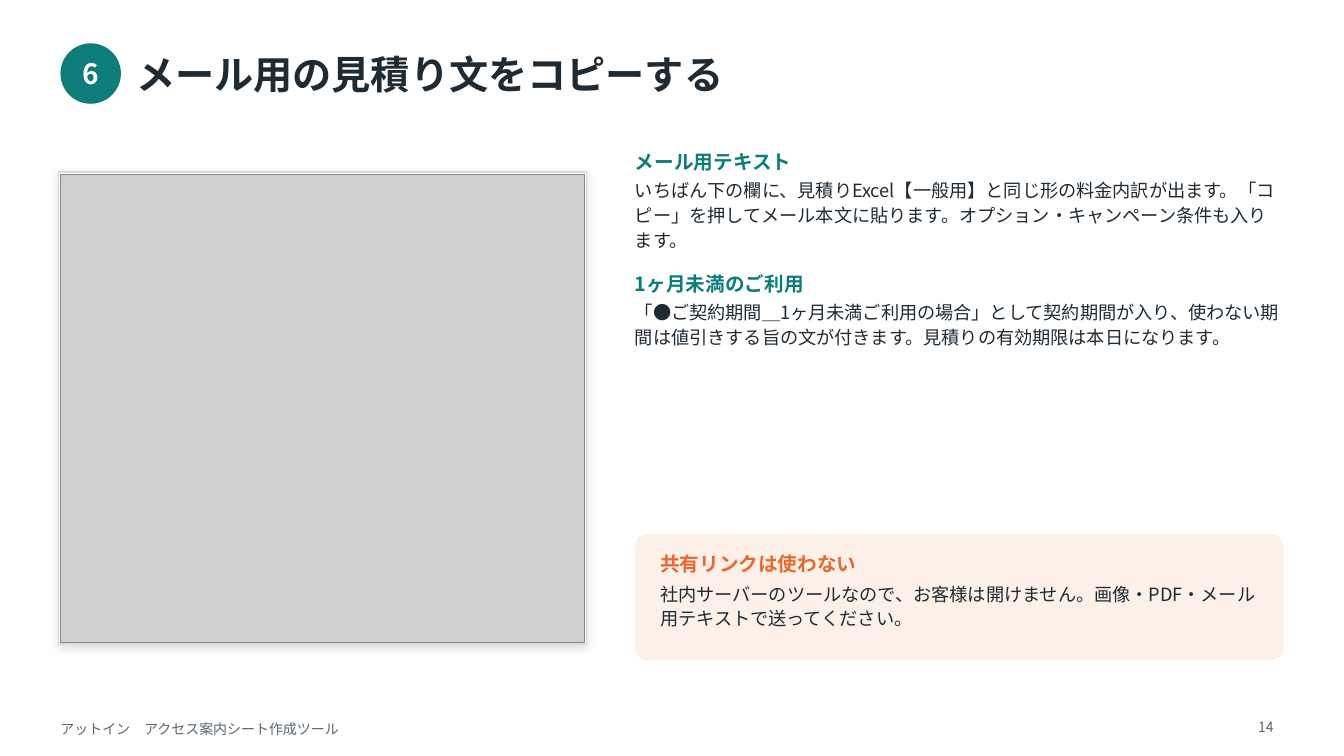
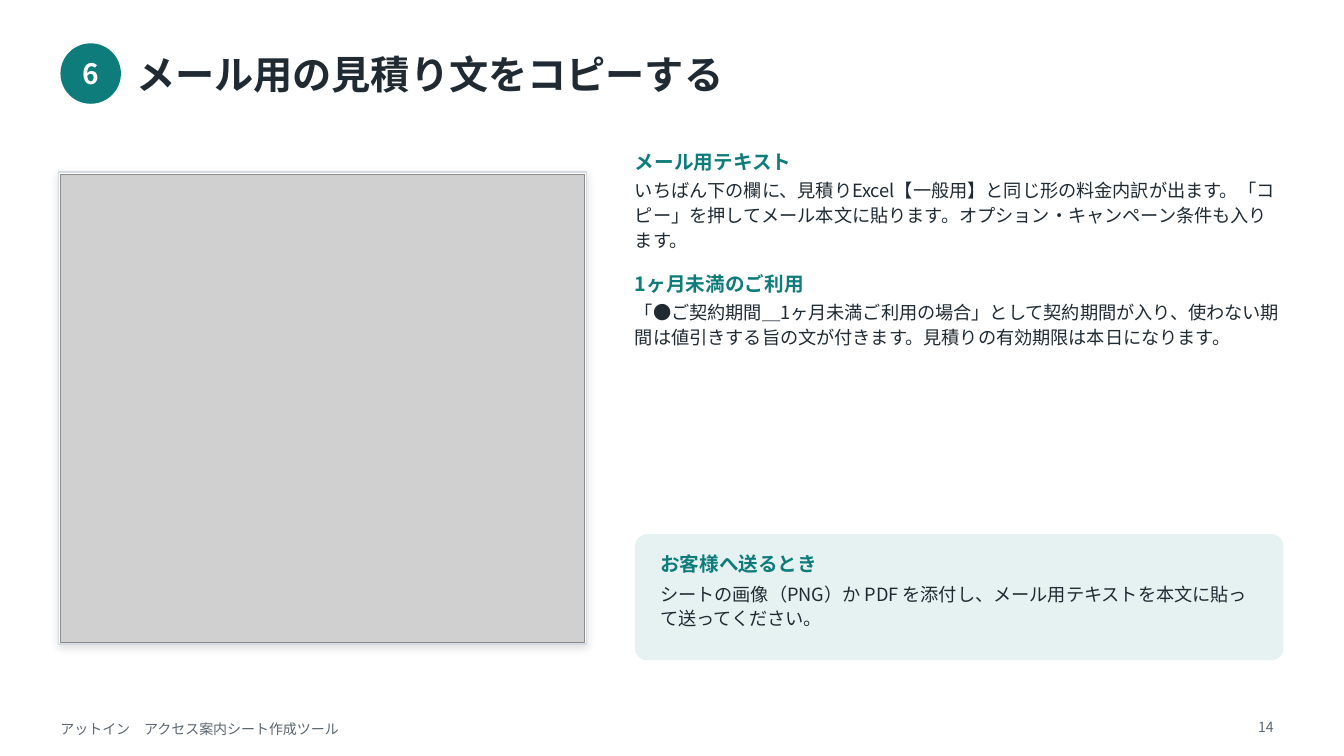
Before and after one commit to uzawanobuo-rgb/-, a slide deck: slide 14 of atinn-access-sheet/manual/output/アクセス案内シート作成ツール_初回準備と使い方.pptx. Drawn at 1344x756 pixels with LibreOffice and Linux fonts; fonts in the diff are those of the drawing; grey boxes stand for pictures. Boxes give left, top, right and bottom in pixels: in the first picture for what was removed or moved away, otherwise in the second. Text is boxed around its words. In the diff, an @@ line names an element or a change of style, - is before the commit and + after.

```diff
--- a/atinn-access-sheet/manual/output/アクセス案内シート作成ツール_初回準備と使い方.pptx
+++ b/atinn-access-sheet/manual/output/アクセス案内シート作成ツール_初回準備と使い方.pptx
@@ rounded rectangle at [635,534,1284,660]: fill #FDF0E8 to #E6F2F1 @@
@@ text at [660,554,1247,627]: text changed @@
-共有リンクは使わない
-社内サーバーのツールなので、お客様は開けません。画像・PDF・メール用テキストで送ってください。
+お客様へ送るとき
+シートの画像（PNG）か PDF を添付し、メール用テキストを本文に貼って送ってください。
```
Also in this commit, not shown: 4 other files.
